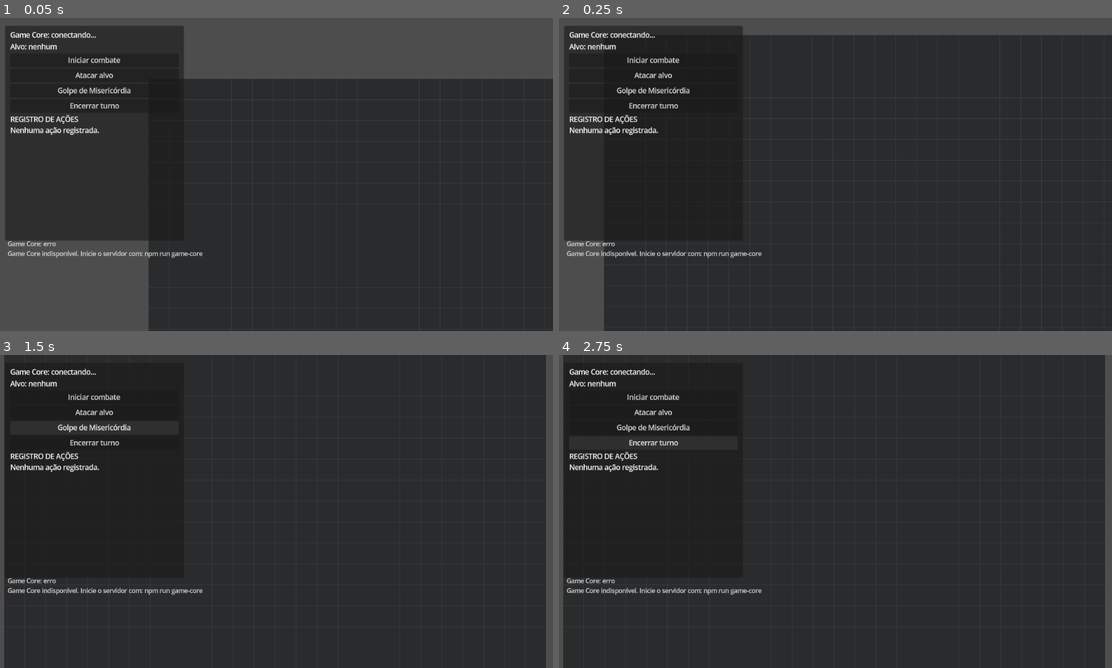
Above: before the commit, frames 1-4 (two rows, left to right).
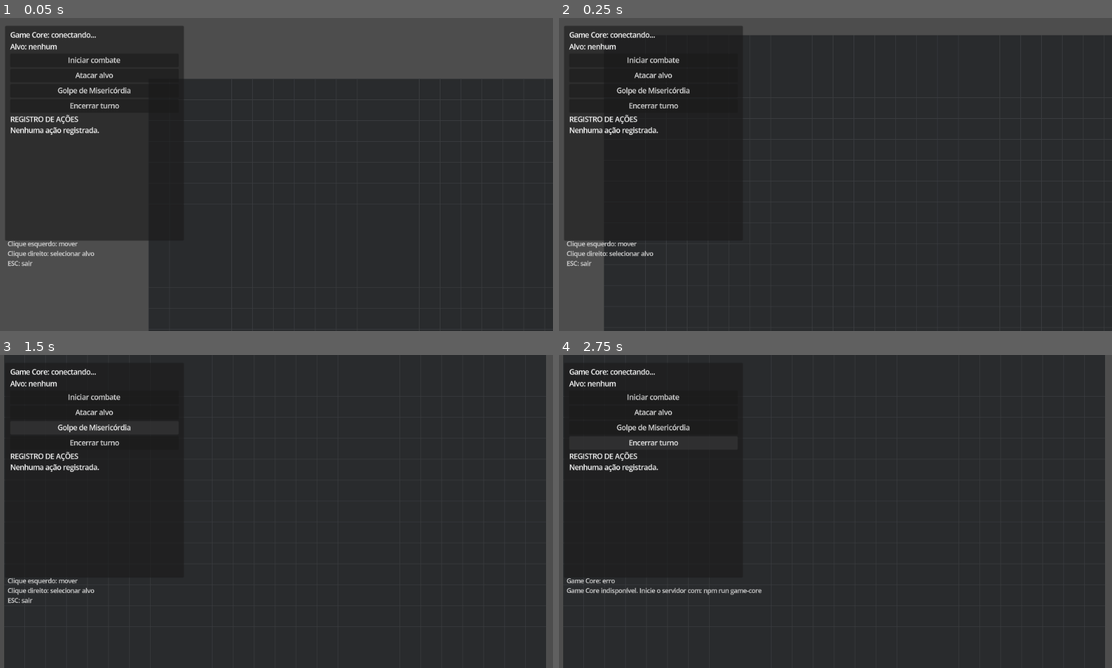
Above: after the commit, the same moments.

Repository: wchichura-maker/dnd
Game: Godot game, scene res://scenes/Main.tscn
The game is run twice, just before and just after one commit, with the same random seed, the same clock (stepped at 60 frames per second) and the same inputs.
Inputs:
- Up to frame 1 (0.05 s): no input
- Up to frame 2 (0.25 s): no input
- Up to frame 3 (1.5 s): click "Atacar alvo" at 0.5 s; click "Golpe de Misericórdia" at 1.25 s
- Up to frame 4 (2.75 s): click "Encerrar turno" at 2 s

The runs differ from the first frame. In frame 1, 0.4% of the frame differs, in the area x 1-37%, y 71-80%; in frame 2, 0.5%; in frame 3, 0.5%; in frame 4, nothing differs.
Error after the commit: Invalid access to property or key 'pressed' on a base object of type 'null instance'. (res://scripts/Main.gd:33)

Commit message:
godot: improve target selection action log and death screen

Diff:
--- a/godot/scripts/Main.gd
+++ b/godot/scripts/Main.gd
@@ -2,7 +2,6 @@
 
 const TILE_SIZE: float = 48.0
 const PLAYER_ID: String = "player-01"
-
 var map_size: Vector2i = Vector2i(26, 16)
 var blocked_tiles: Dictionary[Vector2i, bool] = {}
 var adapter: GameEntityAdapter
@@ -13,6 +12,7 @@
 var selected_target_id: String = ""
 var latest_state: Dictionary = {}
 var latest_action_log: Array = []
+var death_screen_shown: bool = false
 
 func _ready() -> void:
 	adapter = GameEntityAdapter.new()
@@ -30,7 +30,10 @@
 	$CombatHUD/Panel/Margin/VBox/Attack.pressed.connect(_on_attack)
 	$CombatHUD/Panel/Margin/VBox/CoupDeGrace.pressed.connect(_on_coup_de_grace)
 	$CombatHUD/Panel/Margin/VBox/EndTurn.pressed.connect(_on_end_turn)
-	_set_debug_status("Game Core: conectando...\nClique esquerdo: mover\nClique direito: selecionar alvo")
+	$DeathOverlay/Center/VBox/Spectator.pressed.connect(_on_spectator)
+	$DeathOverlay/Center/VBox/NewCharacter.pressed.connect(_on_new_character)
+	$DeathOverlay.visible = false
+	_set_debug_status("Game Core: conectando...\nClique esquerdo: mover / selecionar alvo\nClique direito: selecionar alvo")
 	game_core.request_state()
 
 func _unhandled_input(event: InputEvent) -> void:
@@ -42,8 +45,7 @@
 
 func _on_core_state_received(snapshot: Dictionary) -> void:
 	var state_variant: Variant = snapshot.get("state", {})
-	if not state_variant is Dictionary:
-		return
+	if not state_variant is Dictionary: return
 	var state := state_variant as Dictionary
 	latest_state = state
 	var action_log_variant: Variant = snapshot.get("actionLog", [])
@@ -51,55 +53,44 @@
 	_apply_map_state(state)
 	_apply_entity_state(state)
 	_update_combat_hud(state, snapshot)
+	_update_death_screen(state)
 	queue_redraw()
 
 func _apply_map_state(state: Dictionary) -> void:
 	var map_variant: Variant = state.get("map", {})
-	if not map_variant is Dictionary:
-		return
+	if not map_variant is Dictionary: return
 	var map_data := map_variant as Dictionary
 	map_size = Vector2i(int(map_data.get("width", 26)), int(map_data.get("height", 16)))
 	blocked_tiles.clear()
 	var tiles_variant: Variant = map_data.get("tiles", [])
-	if not tiles_variant is Array:
-		return
-	var rows := tiles_variant as Array
-	for y in range(rows.size()):
-		var row_variant: Variant = rows[y]
-		if not row_variant is Array:
-			continue
-		var row := row_variant as Array
-		for x in range(row.size()):
-			var tile_variant: Variant = row[x]
+	if not tiles_variant is Array: return
+	for y in range((tiles_variant as Array).size()):
+		var row_variant: Variant = (tiles_variant as Array)[y]
+		if not row_variant is Array: continue
+		for x in range((row_variant as Array).size()):
+			var tile_variant: Variant = (row_variant as Array)[x]
 			if tile_variant is Dictionary and not bool((tile_variant as Dictionary).get("walkable", true)):
 				blocked_tiles[Vector2i(x, y)] = true
 
 func _apply_entity_state(state: Dictionary) -> void:
 	var entities_variant: Variant = state.get("entities", [])
-	if not entities_variant is Array:
-		return
+	if not entities_variant is Array: return
 	var active_ids: Dictionary[String, bool] = {}
 	for entity_variant in entities_variant as Array:
-		if not entity_variant is Dictionary:
-			continue
+		if not entity_variant is Dictionary: continue
 		var entity := entity_variant as Dictionary
 		var entity_id := str(entity.get("id", ""))
-		if entity_id.is_empty():
-			continue
+		if entity_id.is_empty(): continue
 		var node := _get_or_create_entity_node(entity_id, str(entity.get("type", "NPC")))
-		if node == null:
-			continue
+		if node == null: continue
 		active_ids[entity_id] = true
 		var snapshot := _create_entity_snapshot(entity)
 		if entity_id == PLAYER_ID:
 			player.grid_position = snapshot.grid_position
-			if not player.is_moving:
-				player.position = _grid_to_world(snapshot.grid_position)
+			if not player.is_moving: player.position = _grid_to_world(snapshot.grid_position)
 			var player_view := player.get_node_or_null("EntityView") as EntityView
-			if player_view:
-				player_view.apply_snapshot(snapshot)
-			else:
-				adapter.bind_entity(player, snapshot)
+			if player_view: player_view.apply_snapshot(snapshot)
+			else: adapter.bind_entity(player, snapshot)
 		else:
 			node.position = _grid_to_world(snapshot.grid_position)
 			var view := adapter.bind_entity(node, snapshot)
@@ -108,19 +99,11 @@
 
 func _create_entity_snapshot(entity: Dictionary) -> EntitySnapshot:
 	var position: Dictionary = entity.get("position", {}) as Dictionary
-	return EntitySnapshot.from_dictionary({
-		"id": str(entity.get("id", "")), "name": str(entity.get("name", "")),
-		"type": str(entity.get("type", "NPC")), "x": int(position.get("x", 0)),
-		"y": int(position.get("y", 0)), "hp": int(entity.get("hp", 0)),
-		"maxHp": int(entity.get("maxHp", 0)), "armorClass": int(entity.get("armorClass", 10)),
-		"movement": int(entity.get("movement", 0))
-	})
+	return EntitySnapshot.from_dictionary({"id": str(entity.get("id", "")), "name": str(entity.get("name", "")), "type": str(entity.get("type", "NPC")), "x": int(position.get("x", 0)), "y": int(position.get("y", 0)), "hp": int(entity.get("hp", 0)), "maxHp": int(entity.get("maxHp", 0)), "armorClass": int(entity.get("armorClass", 10)), "movement": int(entity.get("movement", 0))})
 
 func _get_or_create_entity_node(entity_id: String, entity_type: String) -> Node2D:
-	if entity_nodes.has(entity_id):
-		return entity_nodes[entity_id] as Node2D
-	if entity_type == "PLAYER":
-		return null
+	if entity_nodes.has(entity_id): return entity_nodes[entity_id] as Node2D
+	if entity_type == "PLAYER": return null
 	var node := Node2D.new()
 	node.name = "Entity_%s" % entity_id
 	add_child(node)
@@ -129,68 +112,51 @@
 
 func _cleanup_removed_entities(active_ids: Dictionary[String, bool]) -> void:
 	for entity_id in entity_nodes.keys():
-		if entity_id == PLAYER_ID or active_ids.has(entity_id):
-			continue
+		if entity_id == PLAYER_ID or active_ids.has(entity_id): continue
 		var node := entity_nodes[entity_id] as Node2D
-		if is_instance_valid(node):
-			node.queue_free()
+		if is_instance_valid(node): node.queue_free()
 		entity_nodes.erase(entity_id)
 
-func _select_target_at(world_position: Vector2) -> void:
+func _select_target_at(world_position: Vector2) -> bool:
 	var clicked_tile := Vector2i(floori(world_position.x / TILE_SIZE), floori(world_position.y / TILE_SIZE))
 	var found_id := ""
 	for entity_id in entity_nodes.keys():
-		if entity_id == PLAYER_ID:
-			continue
+		if entity_id == PLAYER_ID: continue
 		var node := entity_nodes[entity_id] as Node2D
-		if not is_instance_valid(node):
-			continue
+		if not is_instance_valid(node): continue
 		var view := node.get_node_or_null("EntityView") as EntityView
 		if view and Vector2i(floori(node.position.x / TILE_SIZE), floori(node.position.y / TILE_SIZE)) == clicked_tile:
 			found_id = entity_id
 			break
 	selected_target_id = found_id
 	for entity_id in entity_nodes.keys():
-		if entity_id == PLAYER_ID:
-			continue
+		if entity_id == PLAYER_ID: continue
 		var node := entity_nodes[entity_id] as Node2D
 		var view := node.get_node_or_null("EntityView") as EntityView
-		if view:
-			view.selected = entity_id == selected_target_id
+		if view: view.selected = entity_id == selected_target_id
 	_update_target_label()
 	_update_coup_de_grace_button()
+	return not selected_target_id.is_empty()
 
 func _update_target_label() -> void:
 	var label: Label = $CombatHUD/Panel/Margin/VBox/Target
-	if selected_target_id.is_empty():
-		label.text = "Alvo: nenhum"
-		return
+	if selected_target_id.is_empty(): label.text = "Alvo: nenhum"; return
 	var node := entity_nodes.get(selected_target_id) as Node2D
 	var view := node.get_node_or_null("EntityView") as EntityView if is_instance_valid(node) else null
 	label.text = "Alvo: %s" % (view.entity_name if view else selected_target_id)
 
-func _on_start_combat() -> void:
-	game_core.start_combat()
-
+func _on_start_combat() -> void: game_core.start_combat()
 func _on_attack() -> void:
-	if selected_target_id.is_empty():
-		return
+	if selected_target_id.is_empty(): return
 	game_core.request_action({"type": "ATTACK", "actorId": PLAYER_ID, "targetId": selected_target_id})
-
 func _on_coup_de_grace() -> void:
-	if selected_target_id.is_empty():
-		return
-	if not _is_selected_target_helpless():
-		return
+	if selected_target_id.is_empty() or not _is_selected_target_helpless(): return
 	game_core.request_action({"type": "COUP_DE_GRACE", "actorId": PLAYER_ID, "targetId": selected_target_id})
-
-func _on_end_turn() -> void:
-	game_core.end_turn()
+func _on_end_turn() -> void: game_core.end_turn()
 
 func _on_action_resolved(action_result: Dictionary, _snapshot: Dictionary) -> void:
 	var message := str(action_result.get("message", ""))
-	if not message.is_empty():
-		_set_debug_status("Game Core: %s" % message)
+	if not message.is_empty(): _set_debug_status("Game Core: %s" % message)
 
 func _update_combat_hud(state: Dictionary, snapshot: Dictionary) -> void:
 	var mode := str(state.get("mode", "EXPLORATION"))
@@ -201,13 +167,10 @@
 	var active_name := active_id
 	var player_entity: Dictionary = {}
 	for entity_variant in state.get("entities", []) as Array:
-		if not entity_variant is Dictionary:
-			continue
+		if not entity_variant is Dictionary: continue
 		var entity := entity_variant as Dictionary
-		if str(entity.get("id", "")) == active_id:
-			active_name = str(entity.get("name", active_id))
-		if str(entity.get("id", "")) == PLAYER_ID:
-			player_entity = entity
+		if str(entity.get("id", "")) == active_id: active_name = str(entity.get("name", active_id))
+		if str(entity.get("id", "")) == PLAYER_ID: player_entity = entity
 	var presentation := snapshot.get("presentation", {}) as Dictionary
 	var movement_budget := int(presentation.get("movementBudget", 0))
 	var hp := int(player_entity.get("hp", 0))
@@ -226,39 +189,53 @@
 	var start_index := maxi(0, latest_action_log.size() - 8)
 	for index in range(start_index, latest_action_log.size()):
 		var entry_variant: Variant = latest_action_log[index]
-		if not entry_variant is Dictionary:
-			continue
+		if not entry_variant is Dictionary: continue
 		var entry := entry_variant as Dictionary
 		var source := str(entry.get("source", "SYSTEM"))
 		var action_type := str(entry.get("type", ""))
 		var success := bool(entry.get("success", false))
 		var message := str(entry.get("message", ""))
+		var detail_lines: Array[String] = []
+		var data_variant: Variant = entry.get("data", {})
+		if data_variant is Dictionary:
+			var data := data_variant as Dictionary
+			if data.has("attack"):
+				var attack := data.get("attack", {}) as Dictionary
+				detail_lines.append("ROLAGEM: d20=%s | bônus=%s | total=%s | %s | dano=%s" % [str(attack.get("roll", "?")), str(attack.get("attackBonus", "?")), str(attack.get("total", "?")), "CRÍTICO" if bool(attack.get("critical", false)) else ("ACERTO" if bool(attack.get("hit", false)) else "ERRO"), str(attack.get("damage", 0))])
+			if data.has("opportunityAttacks") and data.get("opportunityAttacks") is Array:
+				for a_variant in data.get("opportunityAttacks", []) as Array:
+					if a_variant is Dictionary:
+						var a := a_variant as Dictionary
+						detail_lines.append("AO: d20=%s + %s = %s | %s | dano=%s | HP %s→%s" % [str(a.get("roll", "?")), str(a.get("attackBonus", "?")), str(a.get("total", "?")), "CRÍTICO" if bool(a.get("critical", false)) else ("ACERTO" if bool(a.get("hit", false)) else "ERRO"), str(a.get("damage", 0)), str(a.get("hpBefore", "?")), str(a.get("hpAfter", "?"))])
+			if data.has("fortitudeRoll"):
+				detail_lines.append("FORTITUDE: d20=%s" % str(data.get("fortitudeRoll", "?")))
+		var log_messages_variant: Variant = entry.get("logMessages", [])
+		if log_messages_variant is Array:
+			for log_message in log_messages_variant as Array:
+				var text := str(log_message)
+				if text.contains("teste de estabilização") or text.contains("ESTABILIZADO") or text.contains("falhou"):
+					detail_lines.append(text)
 		var turn_after_variant: Variant = entry.get("turnAfter", {})
 		var turn_text := ""
 		if turn_after_variant is Dictionary:
 			var turn_after := turn_after_variant as Dictionary
 			turn_text = " | M:%s A:%s MV:%s" % [str(turn_after.get("movement", "?")), str(turn_after.get("action", "?")), str(turn_after.get("moveAction", "?"))]
-		lines.append("[%s] %s %s%s\n%s" % ["OK" if success else "ERRO", source, action_type, turn_text, message])
+		lines.append("[%s] %s %s%s\n%s%s" % ["OK" if success else "ERRO", source, action_type, turn_text, message, ("\n" + "\n".join(detail_lines)) if not detail_lines.is_empty() else ""])
 	label.text = "REGISTRO DE AÇÕES\n" + ("\n".join(lines) if not lines.is_empty() else "Nenhuma ação registrada.")
 
 func _is_selected_target_helpless() -> bool:
-	if selected_target_id.is_empty():
-		return false
+	if selected_target_id.is_empty(): return false
 	for entity_variant in latest_state.get("entities", []) as Array:
-		if not entity_variant is Dictionary:
-			continue
+		if not entity_variant is Dictionary: continue
 		var entity := entity_variant as Dictionary
-		if str(entity.get("id", "")) != selected_target_id:
-			continue
+		if str(entity.get("id", "")) != selected_target_id: continue
 		var hp := int(entity.get("hp", 0))
-		if hp < 0:
-			return true
+		if hp < 0: return true
 		var conditions_variant: Variant = entity.get("conditions", [])
 		if conditions_variant is Array:
 			for condition_variant in conditions_variant as Array:
 				var condition := str(condition_variant).to_upper()
-				if condition in ["UNCONSCIOUS", "PARALYZED", "PETRIFIED", "HELPLESS"]:
-					return true
+				if condition in ["UNCONSCIOUS", "PARALYZED", "PETRIFIED", "HELPLESS"]: return true
 		return false
 	return false
 
@@ -270,13 +247,38 @@
 	var active_id := str(turn_order[current_index]) if current_index >= 0 and current_index < turn_order.size() else ""
 	button.disabled = str(latest_state.get("mode", "EXPLORATION")) != "COMBAT" or active_id != PLAYER_ID or not _is_selected_target_helpless()
 
+func _update_death_screen(state: Dictionary) -> void:
+	var player_entity: Dictionary = {}
+	for entity_variant in state.get("entities", []) as Array:
+		if entity_variant is Dictionary and str((entity_variant as Dictionary).get("id", "")) == PLAYER_ID:
+			player_entity = entity_variant as Dictionary
+			break
+	var dead := int(player_entity.get("hp", 0)) <= -10
+	if dead and not death_screen_shown:
+		death_screen_shown = true
+		$DeathOverlay.visible = true
+		$DeathOverlay/Center/VBox/Message.modulate.a = 0.0
+		var tween := create_tween()
+		tween.tween_property($DeathOverlay/Center/VBox/Message, "modulate:a", 1.0, 2.5)
+	elif not dead and death_screen_shown:
+		death_screen_shown = false
+		$DeathOverlay.visible = false
+
+func _on_spectator() -> void:
+	death_screen_shown = false
+	$DeathOverlay.visible = false
+	_set_debug_status("Modo espectador: o mundo continua normalmente.")
+
+func _on_new_character() -> void:
+	game_core.respawn_player()
+	death_screen_shown = false
+	$DeathOverlay.visible = false
+
 func _grid_to_world(grid_position: Vector2i) -> Vector2:
 	return Vector2(grid_position) * TILE_SIZE + Vector2.ONE * (TILE_SIZE * 0.5)
-
 func _on_transport_error(message: String) -> void:
 	_set_debug_status("Game Core: erro\n%s" % message)
 	push_error(message)
-
 func _set_debug_status(text: String) -> void:
 	$DebugOverlay/Label.text = text
 
